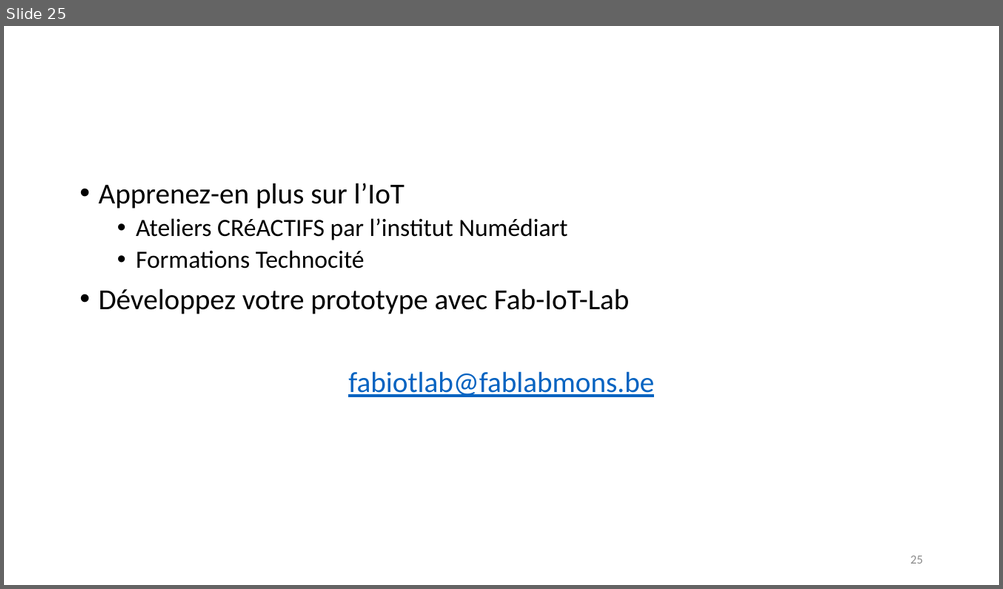
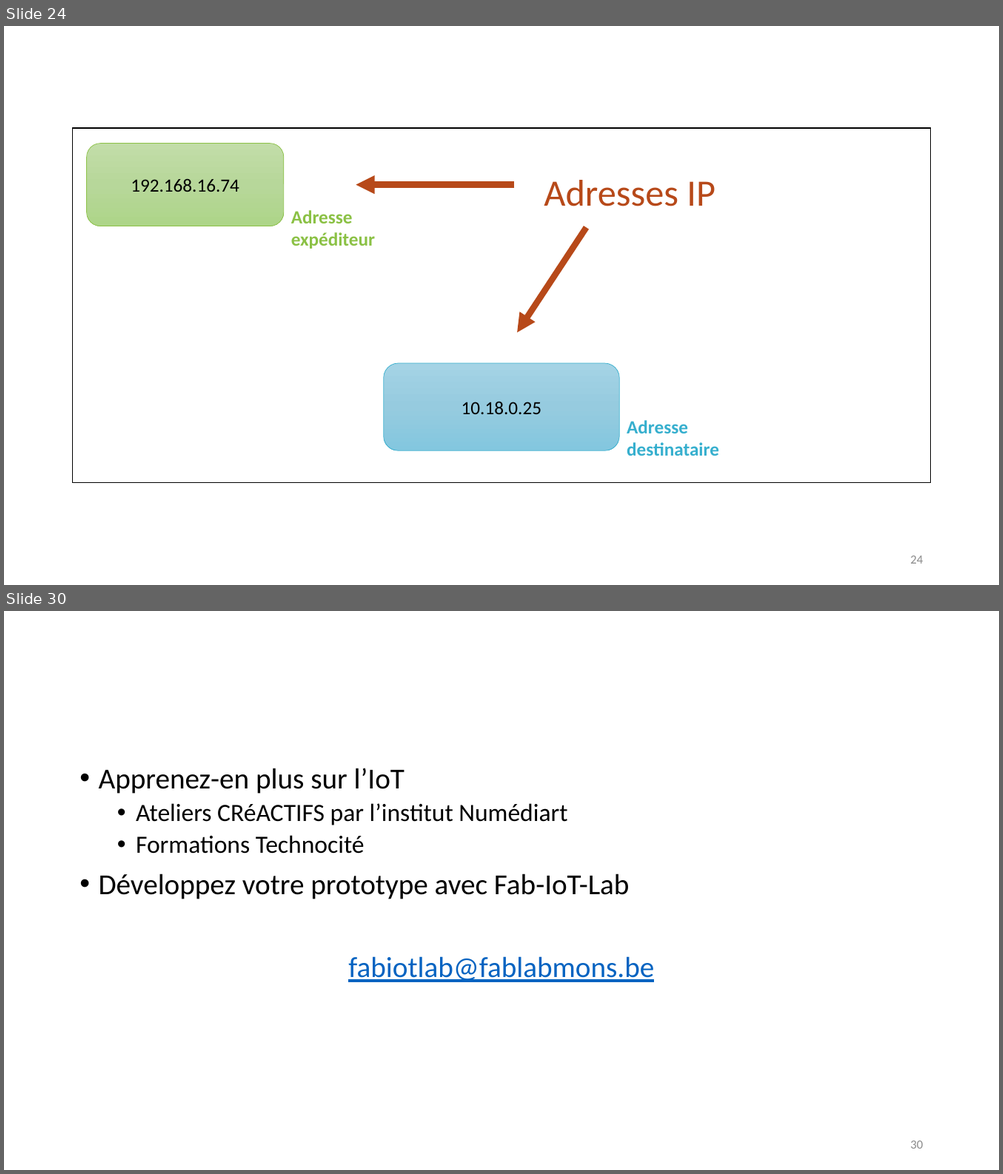
Before and after one commit to FabLabMons/iotlab-connectedobject-workshop, a slide deck: 201809-FabIoTLab-Objet connecte.pptx. Shown one above the other, each under a label of ours: slide 25 before the commit, slides 24 and 30 after it; the slides between them are not shown. The pictures are 1003x589 and 1003x1174 pixels, drawn with LibreOffice and Linux fonts; fonts in the diff are those of the drawing. Boxes give left, top, right and bottom in pixels: in the first picture for what was removed or moved away, otherwise in the second. Text is boxed around its words. In the diff, an @@ line names an element or a change of style, - is before the commit and + after.

```diff
--- a/201809-FabIoTLab-Objet connecte.pptx
+++ b/201809-FabIoTLab-Objet connecte.pptx
@@ slide 24 added at (4, 26, 999, 585), background #FFFFFF @@
@@ text added at (543, 180, 715, 207), 36 pt, text #B74919 @@
+Adresses IP
@@ arrow added from (515, 185) to (356, 185), #B74919 6 pt @@
@@ arrow added from (586, 227) to (518, 332), #B74919 6 pt @@
@@ group added at (73, 128, 930, 483): 2 rounded rectangles, 2 texts, 1 rectangle @@
+192.168.16.74
+10.18.0.25
+Adresse expéditeur
+Adresse destinataire
@@ page number added at (910, 556, 922, 564), 12 pt, text #8C8C8C @@
+24
@@ what was slide 25 is now slide 30 @@
@@ page number at (910, 1141, 922, 1149): text changed @@
-25
+30
```
Also in this commit, not shown: 20 slides changed, 5 other slides added, 1 slide removed.
